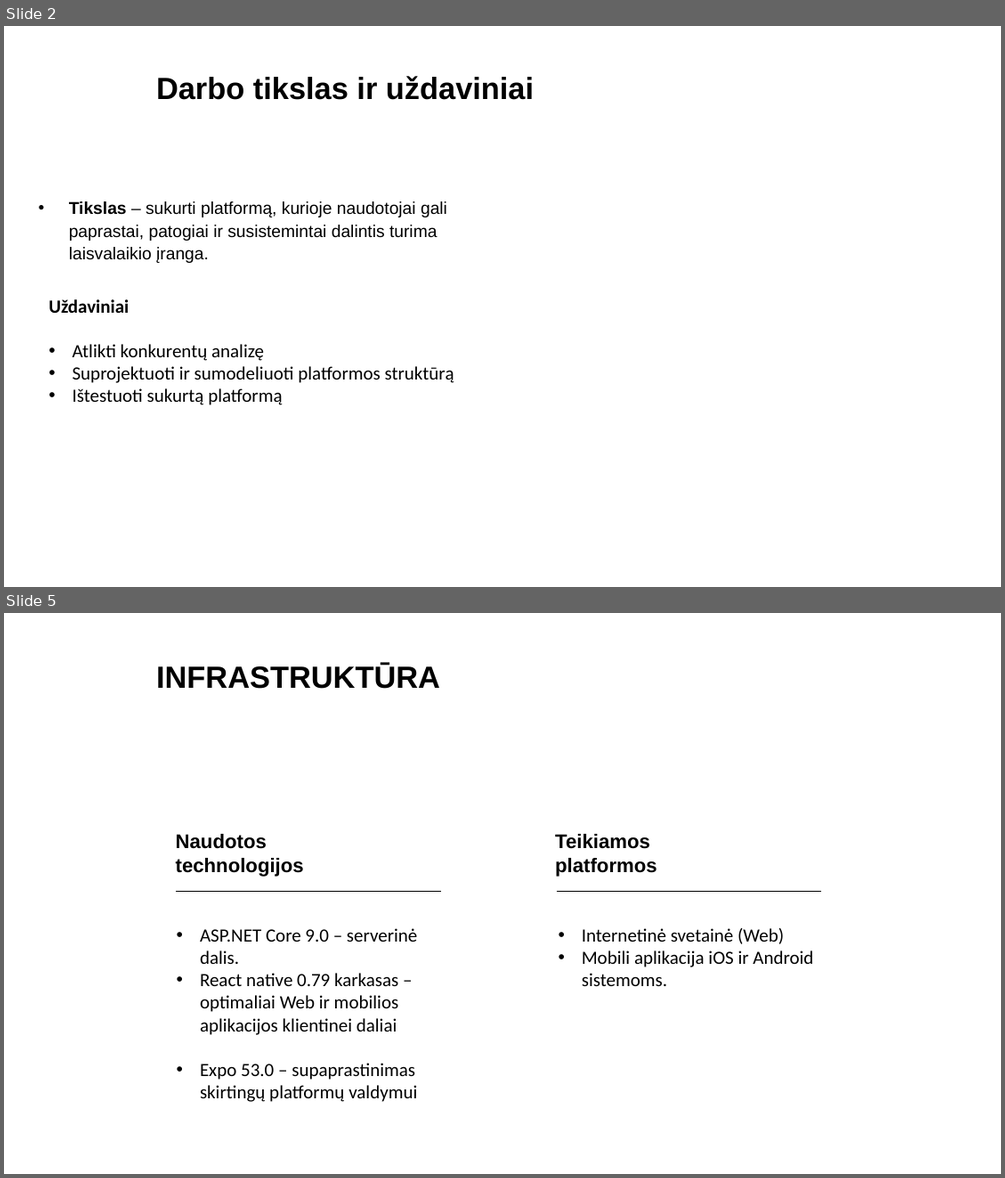
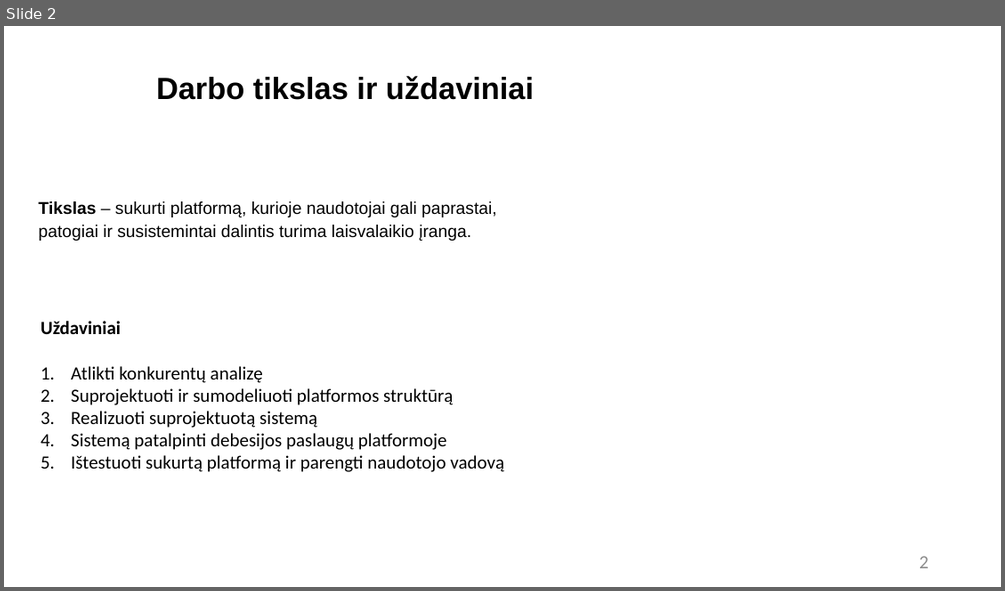
Before and after one commit to RedasNiuklys/Laisvalaikio-preki--dalinimosi-platforma, a slide deck: Office_stuff/Tarpinio Gynimo skaidrės.pptx. Shown one above the other, each under a label of ours: slides 2 and 5 before the commit, slide 2 after it; the slides between them are not shown. The pictures are 1005x1178 and 1005x591 pixels, drawn with LibreOffice and Linux fonts; fonts in the diff are those of the drawing; background and template pictures are left out. Boxes give left, top, right and bottom in pixels: in the first picture for what was removed or moved away, otherwise in the second. Text is boxed around its words. In the diff, an @@ line names an element or a change of style, - is before the commit and + after.

```diff
--- a/Office_stuff/Tarpinio Gynimo skaidrės.pptx
+++ b/Office_stuff/Tarpinio Gynimo skaidrės.pptx
@@ slide 5 removed at [4,613,1001,1174], background picture (left out) @@
@@ title removed at [156,663,440,689] @@
-INFRASTRUKTŪRA
@@ text removed at [176,834,304,876] @@
-Naudotos technologijos
@@ text removed at [555,834,657,876] @@
-Teikiamos platformos
@@ line removed from (177, 892) to (441, 892) @@
@@ line removed from (557, 892) to (821, 892) @@
@@ text removed at [200,928,417,1102] @@
-• ASP.NET Core 9.0 – serverinė dalis.
-• React native 0.79 karkasas – optimaliai Web ir mobilios aplikacijos klientinei daliai
-• Expo 53.0 – supaprastinimas skirtingų platformų valdymui
@@ text removed at [582,928,813,986] @@
-• Internetinė svetainė (Web)
-• Mobili aplikacija iOS ir Android sistemoms.
@@ slide 2 changed as well @@
@@ text "Tikslas – sukurti platformą, kurioje ..." at [39,201,496,240]: bullet • to none @@
@@ text "Uždaviniai": place and size @@
-text "Uždaviniai" at [48,299,454,405]
+text "Uždaviniai" at [40,321,504,472]
@@ text at [71,366,453,405]: bullet • to 1. @@
@@ text at [71,410,504,472]: text changed @@
-• Ištestuoti sukurtą platformą
+3. Realizuoti suprojektuotą sistemą
+4. Sistemą patalpinti debesijos paslaugų platformoje
+5. Ištestuoti sukurtą platformą ir parengti naudotojo vadovą
@@ page number added at [919,556,929,568], 36 pt, text #8C8C8C @@
+2
```
Also in this commit, not shown: 4 other slides changed, 11 slides added, 5 other slides removed, 13 other files.
